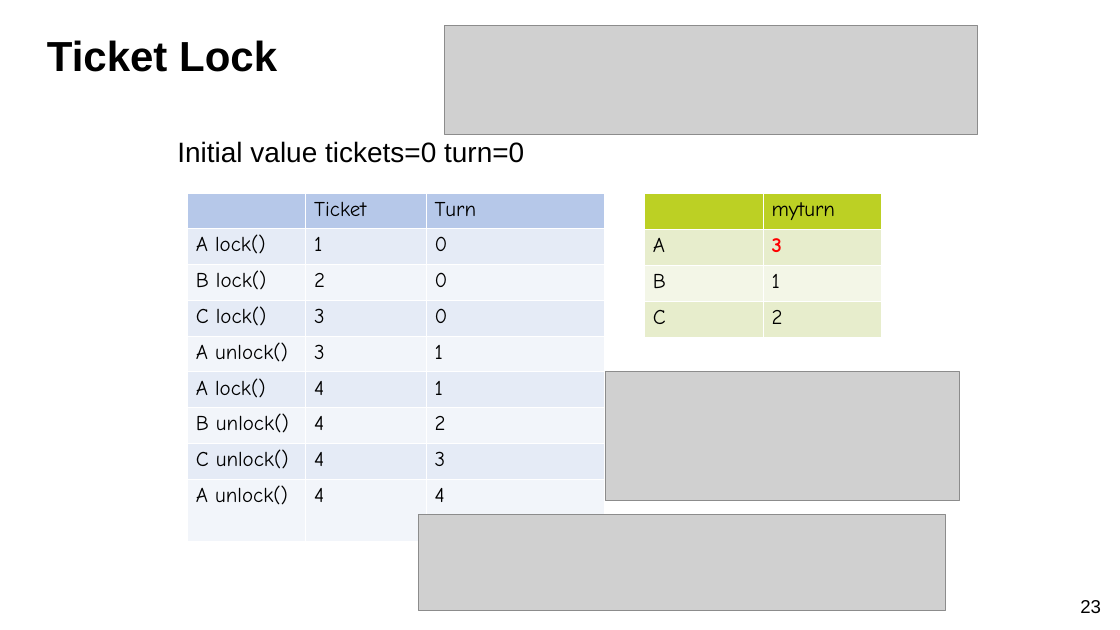
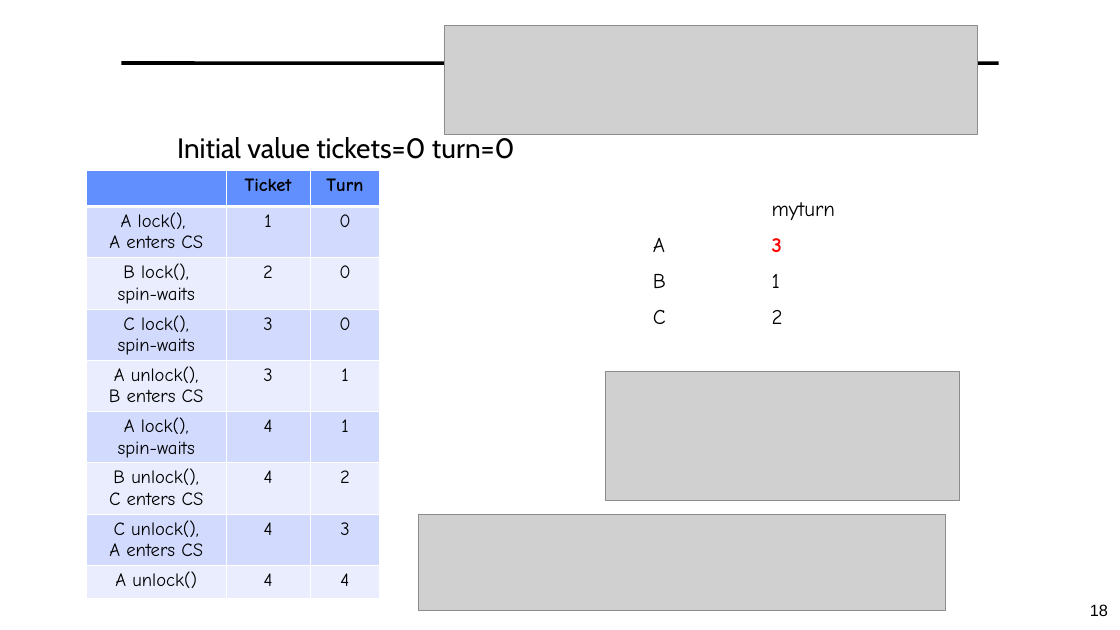
Before and after one commit to guhofstra/CSC112Fa26, a slide deck: slide 18 of PPTs/bak/L3 Synchronization OLD.pptx (slide 23 before the commit). Drawn at 1120x630 pixels with LibreOffice and Linux fonts; fonts in the diff are those of the drawing; grey boxes stand for pictures. Boxes give left, top, right and bottom in pixels: in the first picture for what was removed or moved away, otherwise in the second. Text is boxed around its words. In the diff, an @@ line names an element or a change of style, - is before the commit and + after.

```diff
--- a/PPTs/bak/L3 Synchronization OLD.pptx
+++ b/PPTs/bak/L3 Synchronization OLD.pptx
@@ title removed at (47,40,277,72) @@
-Ticket Lock
@@ line added from (121, 63) to (999, 63), #000000 3 pt @@
@@ text "Initial value tickets=0 turn=0" at (177,137,515,159): font Arial to Cabin; line spacing 1 to 0.9; more space between paragraphs @@
@@ table at (87,171,380,612) @@
-row 2, column 1: A lock()
+row 2, column 1: A lock(), / A enters CS
-row 3, column 1: B lock()
+row 3, column 1: B lock(), / spin-waits
-row 4, column 1: C lock()
+row 4, column 1: C lock(), / spin-waits
-row 5, column 1: A unlock()
+row 5, column 1: A unlock(), / B enters CS
-row 6, column 1: A lock()
+row 6, column 1: A lock(), / spin-waits
-row 7, column 1: B unlock()
+row 7, column 1: B unlock(), / C enters CS
-row 8, column 1: C unlock()
+row 8, column 1: C unlock(), / A enters CS
@@ fill #B6C8E9 to #618FFD in row 1 @@
@@ fill #E5EBF7 to #D2DBFE in 12 cells @@
@@ fill #F3F5FB to #EAEEFF in 12 cells @@
@@ size 18 to 16 pt in "Ticket", "Turn", "1", "0" and 15 more places @@
@@ alignment left to centre @@
@@ table: place and size @@
-table at (187,193,604,542)
+table at (87,171,380,612)
@@ table at (644,193,881,338) @@
@@ fill #BCD024 to #FFFFFF in row 1 @@
@@ fill #E7EECD to #FFFFFF in 4 cells @@
@@ fill #F3F7E8 to #FFFFFF in row 3 @@
@@ page number removed at (1080,600,1101,613) @@
-23
@@ page number added at (1090,604,1108,616), 14 pt, text #000000 @@
+18
```
Also in this commit, not shown: 8 other slides changed, 49 slides added, 21 slides removed, 7 other files.
